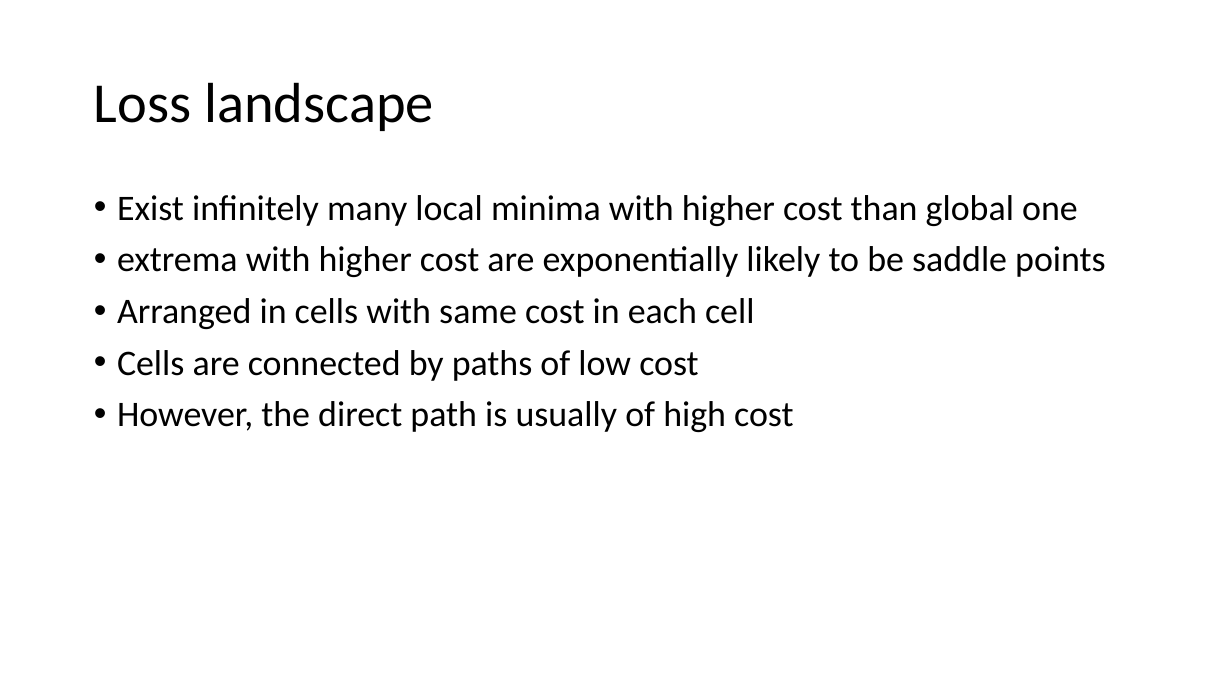
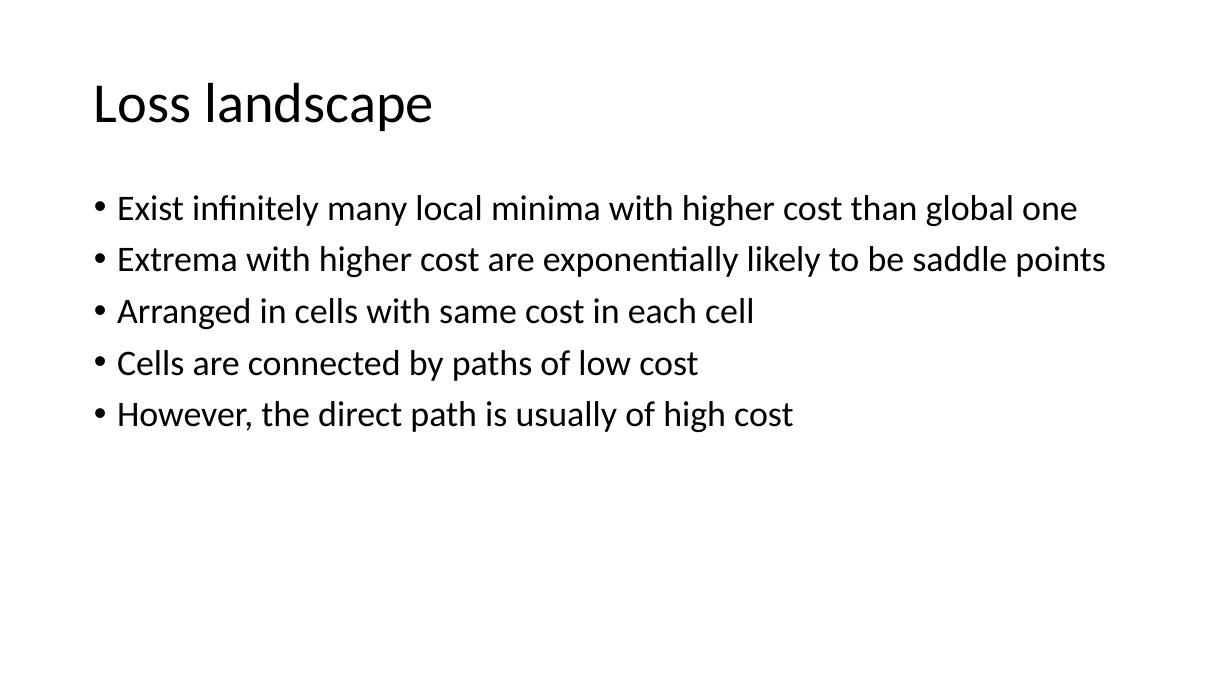
Before and after one commit to philippvb/Bachelorarbeit, a slide deck: slide 56 of presentation/Bachelorthesis_Presentation.odp (slide 14 before the commit). Drawn at 1232x693 pixels with LibreOffice and Linux fonts; fonts in the diff are those of the drawing. Boxes give left, top, right and bottom in pixels: in the first picture for what was removed or moved away, otherwise in the second. Text is boxed around its words. In the diff, an @@ line names an element or a change of style, - is before the commit and + after.

```diff
--- a/presentation/Bachelorthesis_Presentation.odp
+++ b/presentation/Bachelorthesis_Presentation.odp
@@ text at [117,246,1106,277]: text changed @@
-• extrema with higher cost are exponentially likely to be saddle points
+• Extrema with higher cost are exponentially likely to be saddle points
```
Also in this commit, not shown: 20 other slides changed, 16 slides added, 5 slides removed, 21 other files.
